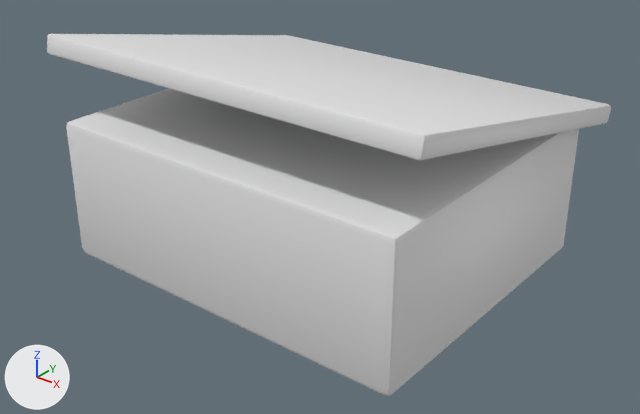
Two versions of the glTF model wings/noir/models/roof_hatch.glb, one commit apart.
Before and after are seen from a camera (50 mm lens) standing at (1.56, -1.971, 1.374) and looking at (0.049, -0.082, 0.203). Arrows for +X, +Y and +Z are at lower left; the lights stay in place. The first picture is the older version. Vertices at exactly the same position are counted once.

In view in the first picture: 'roof_hatch'.
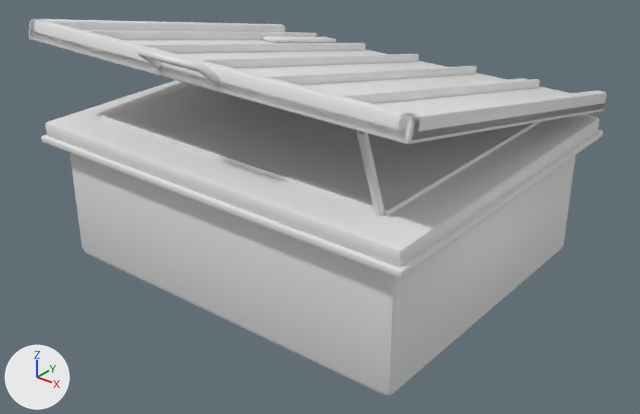
Edits to the bpy script that builds the scene:
```text
Add mat_iron:
    mat_iron = principled_material('iron')
    mat_iron.base_color = (0.8, 0.8, 0.8)  # white #e7e7e7
Change me_roof_hatch:
    used by ob_roof_hatch; location = (0.0, 0.0, 0.0)
    remove me_roof_hatch.from_pydata(...)  # 112 vertices, 216 faces; spans x -0.65..0.65, y -0.5..0.592, z 0.0..0.702
    add me_roof_hatch.from_pydata(...)  # 860 vertices, 1620 faces; spans x -0.65..0.65, y -0.602..0.55, z 0.0..0.78
    me_roof_hatch part 1: a new loose piece, a box spanning x -0.52..0.52, y -0.42..0.42, z 0.442..0.462, in mat_iron (white #e7e7e7)
    me_roof_hatch part 2: 84 vertices moved from x -0.65..0.65, y -0.5..0.592, z 0.418..0.702 to x -0.64..0.64, y -0.54..0.54, z 0.38..0.45; 740 vertices added at x -0.65..0.65, y -0.602..0.55, z 0.385..0.78
    add me_roof_hatch.materials.append(mat_iron)  # white #e7e7e7
```

Boxes (x1, y1, x2, y2) around the edits, measured in the pictures (640 x 414 px):
'roof_hatch', reshaped
    before: (47, 34, 611, 395)
    after: (29, 19, 607, 395)
part 1 of me_roof_hatch, added
    after: (101, 85, 541, 216)
part 2 of me_roof_hatch, built on
    after: (29, 19, 607, 278)
